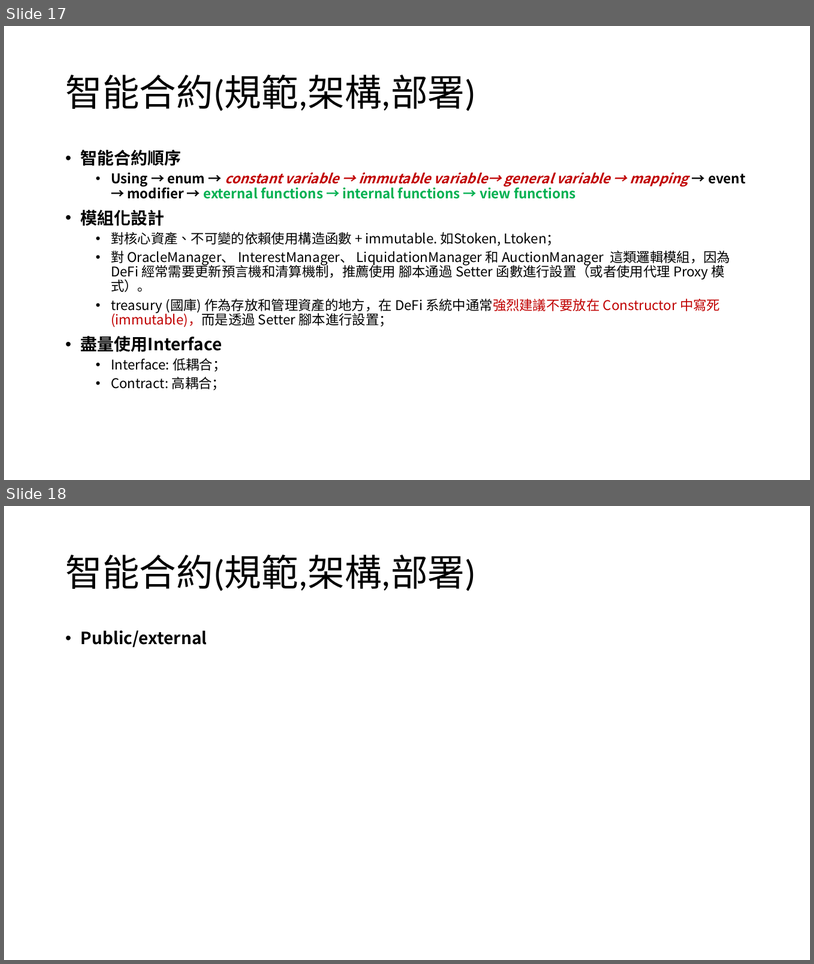
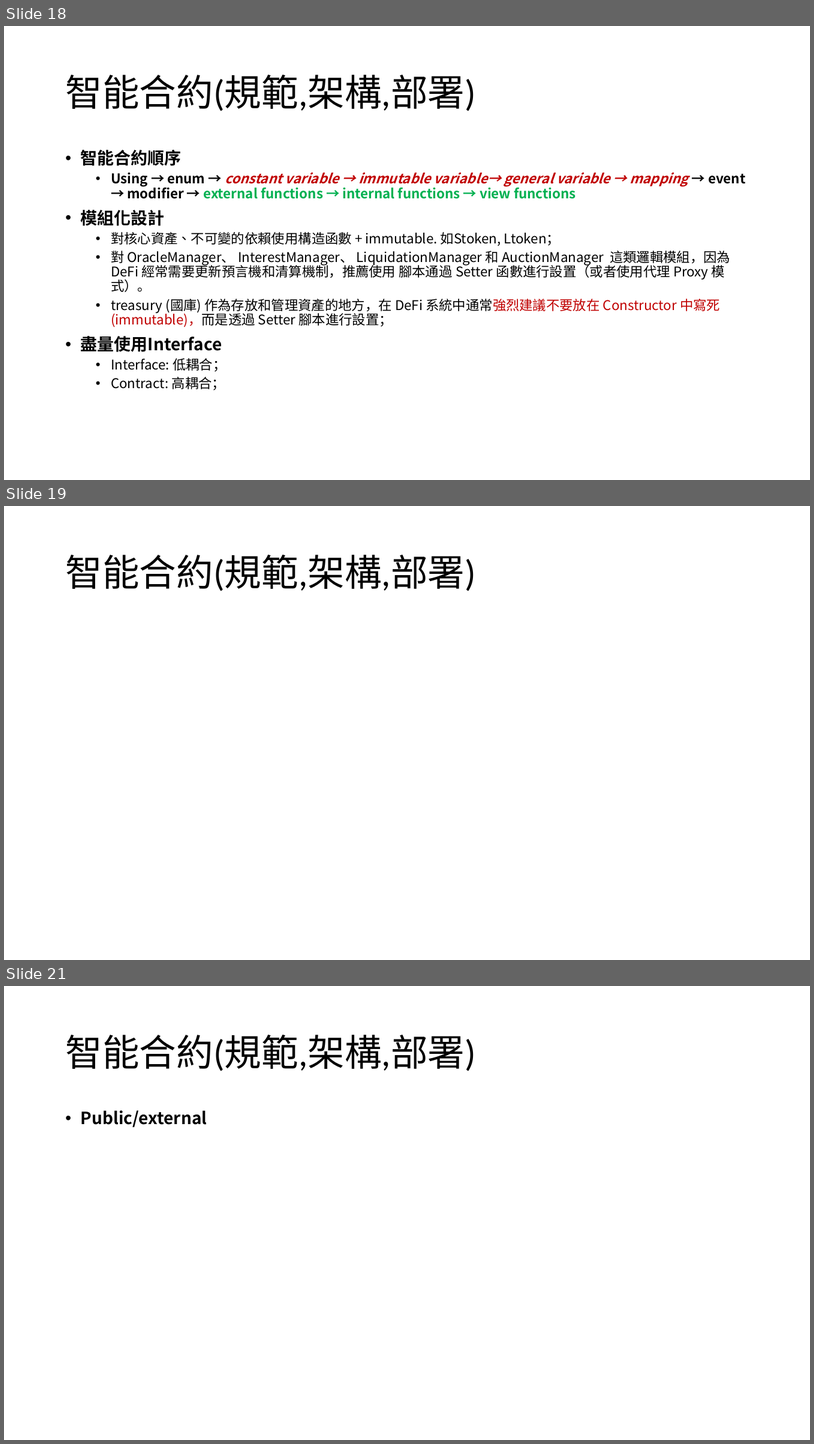
Before and after one commit to LiGentle/Martingale_repo, a slide deck: Martigale Protocol(Detailed).pptx. Shown one above the other, each under a label of ours: slides 17 and 18 before the commit, slides 18, 19 and 21 after it; the slides between them are not shown. The pictures are 814x964 and 814x1444 pixels, drawn with LibreOffice and Linux fonts; fonts in the diff are those of the drawing; grey boxes stand for pictures. Boxes give left, top, right and bottom in pixels: in the first picture for what was removed or moved away, otherwise in the second. Text is boxed around its words. In the diff, an @@ line names an element or a change of style, - is before the commit and + after.

```diff
--- a/Martigale Protocol(Detailed).pptx
+++ b/Martigale Protocol(Detailed).pptx
@@ slide 19 added at bbox=[4, 506, 810, 960], background #FFFFFF @@
@@ title added at bbox=[65, 555, 476, 591], 44 pt, text #000000 @@
+智能合約(規範,架構,部署)
@@ what was slide 17 is now slide 18 @@
@@ what was slide 18 is now slide 21 @@
```
Also in this commit, not shown: 2 other slides added, 17 other files.
